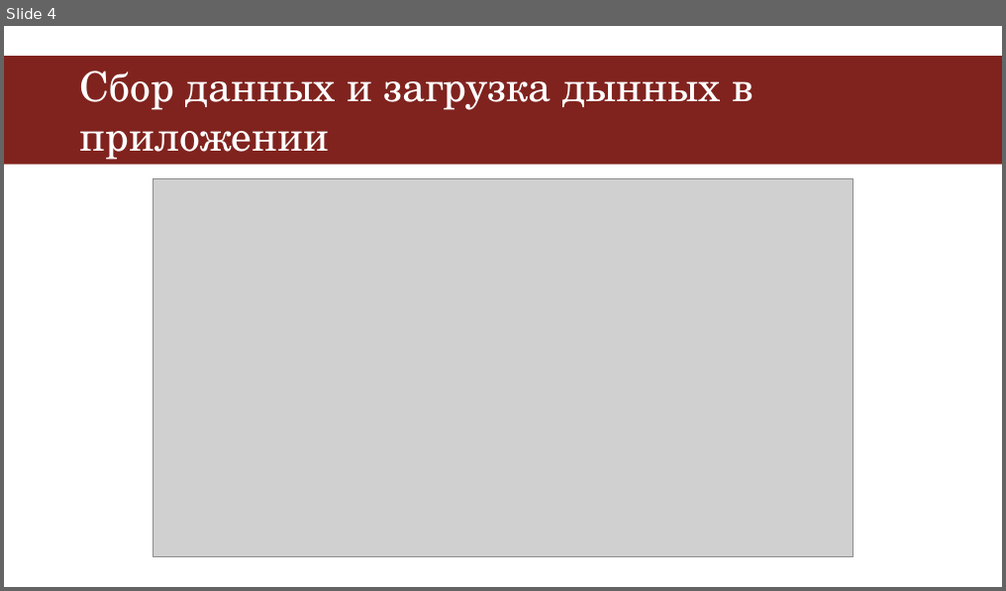
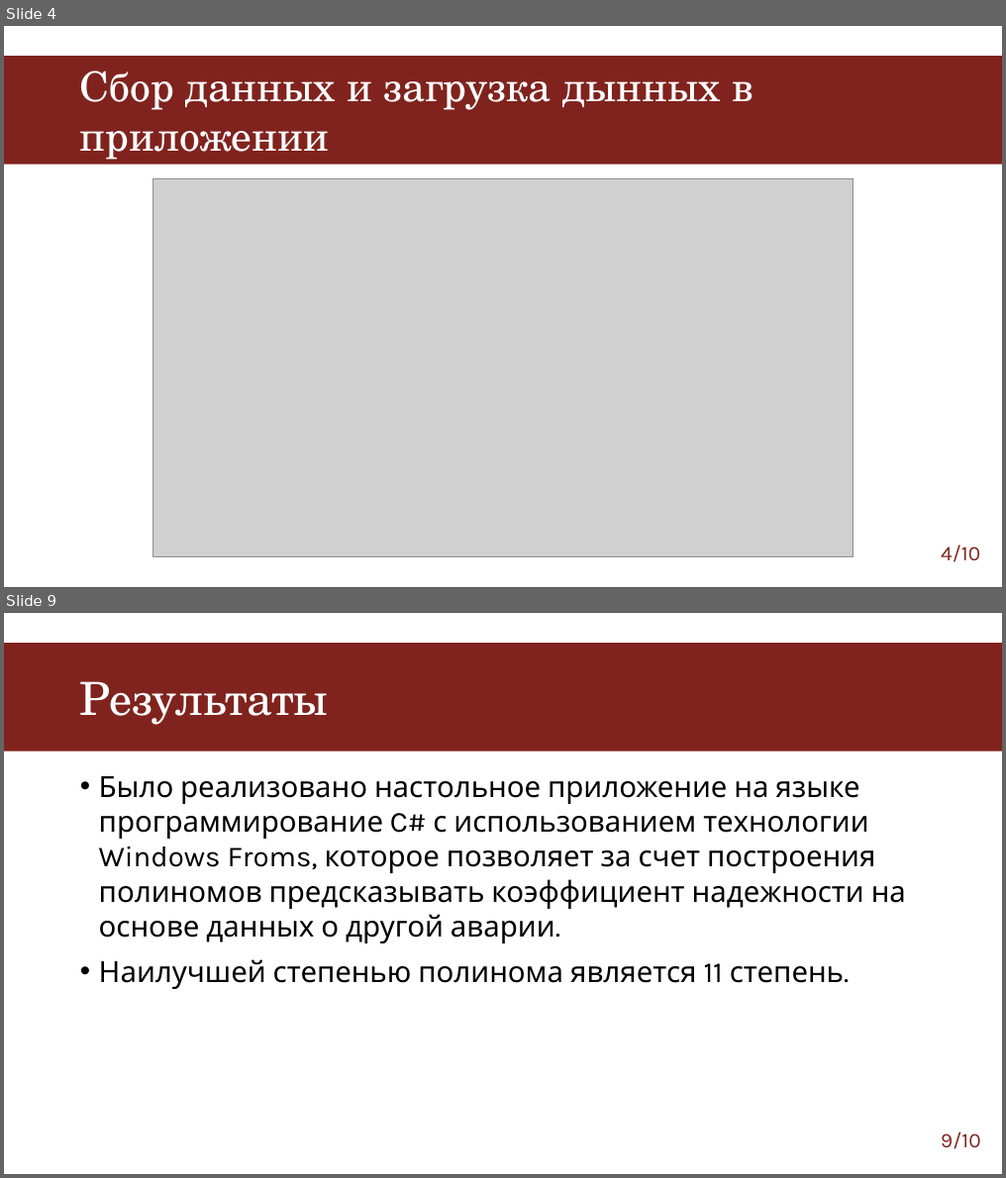
Before and after one commit to EclipsePLZ/Vibration_Analysis, a slide deck: Защита НИР/Защита_НИР(Павлов).pptx. Shown one above the other, each under a label of ours: slide 4 before the commit, slides 4 and 9 after it; the slides between them are not shown. The pictures are 1006x591 and 1006x1178 pixels, drawn with LibreOffice and Linux fonts; fonts in the diff are those of the drawing; grey boxes stand for pictures. Boxes give left, top, right and bottom in pixels: in the first picture for what was removed or moved away, otherwise in the second. Text is boxed around its words. In the diff, an @@ line names an element or a change of style, - is before the commit and + after.

```diff
--- a/Защита НИР/Защита_НИР(Павлов).pptx
+++ b/Защита НИР/Защита_НИР(Павлов).pptx
@@ slide 9 added at <box>4,613,1002,1174</box>, background #FFFFFF; not listed: 1 template element that a slide beside it also shows @@
@@ title added at <box>80,681,329,725</box>, 44 pt, text #FFFFFF @@
+Результаты
@@ text added at <box>99,776,906,989</box>, 28 pt, text #000000 @@
+• Было реализовано настольное приложение на языке программирование C# с использованием технологии Windows Froms, которое позволяет за счет построения полиномов предсказывать коэффициент надежности на основе данных о другой аварии.
+• Наилучшей степенью полинома является 11 степень.
@@ page number added at <box>941,1132,981,1150</box>, 20 pt, text #80231E @@
+9/10
@@ slide 4 changed as well @@
@@ page number added at <box>941,545,980,563</box>, 20 pt, text #80231E @@
+4/10
```
Also in this commit, not shown: 3 other slides changed, 5 other slides added, 1 slide removed, 4 other files.
